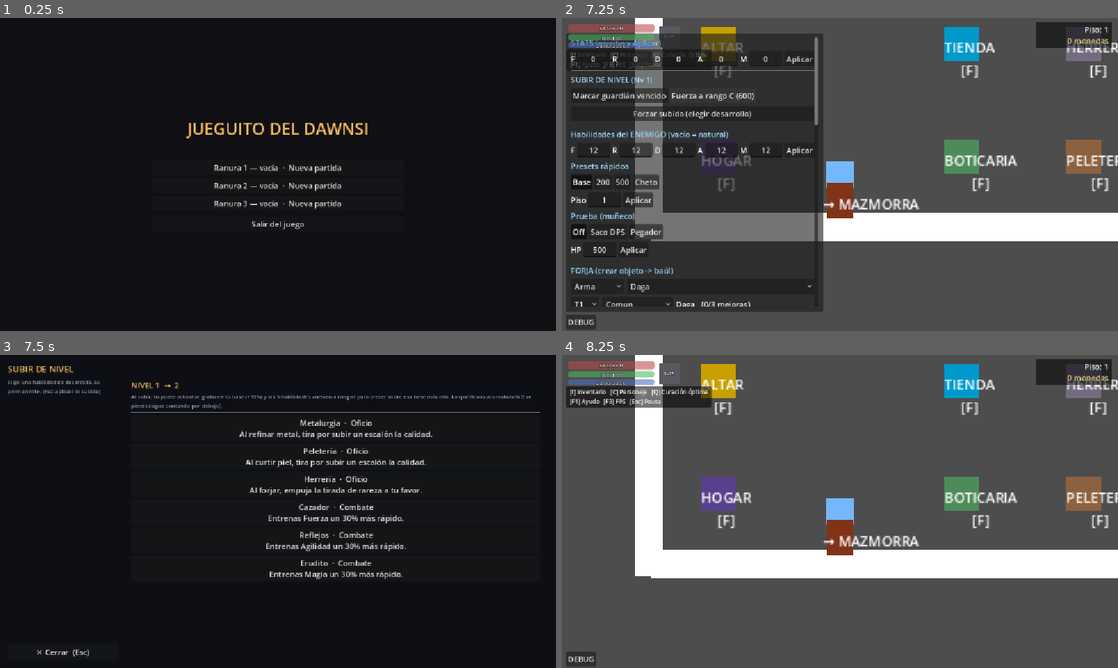
Above: before the commit, frames 1-4 (two rows, left to right).
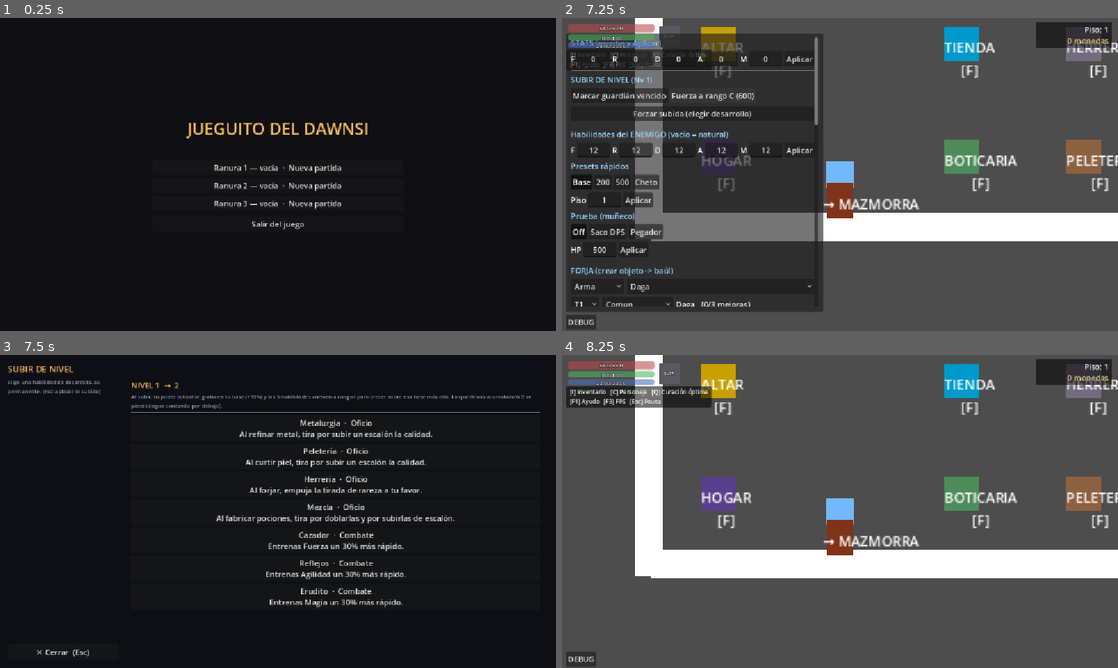
Above: after the commit, the same moments.

Repository: FurrionHD/prototipo-rpg-mazmorras
Game: Godot game, scene res://scenes/ui/main_menu.tscn
The game is run twice, just before and just after one commit, with the same random seed, the same clock (stepped at 60 frames per second) and the same inputs.
Inputs (mouse positions are in pixels of both pictures, inside the frame that each line leads up to):
- Up to frame 1 (0.25 s): no input
- Up to frame 2 (7.25 s): click "Ranura 1 — vacía · Nueva part…" at 0.5 s; click (778, 124) at 1.27 s; type "12" at 1.35 s; click "Empezar la aventura" at 2 s; click "DEBUG" at 2.75 s; click (595, 149) at 3.52 s; type "12" at 3.6 s; click (634, 149) at 3.75 s; type "12" at 3.83 s; click (678, 149) at 3.98 s; type "12" at 4.07 s; click (723, 149) at 4.27 s; type "12" at 4.35 s; click (767, 149) at 4.5 s; type "12" at 4.58 s; click "Aplicar" at 5 s; click "Marcar guardián vencido" at 5.75 s; click "Fuerza a rango C (600)" at 6.5 s
- Up to frame 3 (7.5 s): click "Forzar subida (elegir desarro…" at 7.25 s
- Up to frame 4 (8.25 s): click "Metalurgia · Oficio Al refina…" at 8 s

Frames 1-2 are identical in both runs. In frame 3, 1.8% of the frame differs, in the area x 38-82%, y 47-81%; in frame 4, nothing differs.

Commit message:
Mezcla (boticaria): al pool, y ahora sube la poción de escalón
La Mezcla estaba a medias: existían habilidad_mezcla, mezcla_activa() y el
bonus de doble poción, pero no estaba en el pool de desarrollos, así que el
interruptor no se encendía nunca y todo ese cableado no corría jamás.

- Al pool DESARROLLOS (oficio), a aplicar_desarrollo y al re-apply de import.
- nueva_partida no reseteaba habilidad_mezcla (sí mezcla_exp): se filtraba
  entre partidas.
- Efecto nuevo: cada poción tira por salir del SIGUIENTE escalón de su cadena
  (Forge.prob_subir_pocion). La cadena no se escribe a mano: la receta de
  mejora que consume esta poción como base ya dice cuál es la de arriba
  (pocion_siguiente).
- craftear_con pasa a un tally {poción: n}: una tanda puede escupir dos
  pociones distintas, así que ya no vale un solo add_consumable.

Co-Authored-By: Claude Opus 4.8 <noreply@anthropic.com>

Diff:
--- a/scripts/core/forge.gd
+++ b/scripts/core/forge.gd
@@ -64,6 +64,17 @@
 
 static func prob_subir_calidad(metalurgia_exp: float) -> float:
 	return METALURGIA_MAX * _curva(metalurgia_exp, METALURGIA_K)
+
+# MEZCLA (boticaria): probabilidad de que la poción salga del SIGUIENTE escalon de su cadena de
+# recetas (vida base -> vida +1 -> vida +2). Es la hermana de prob_subir_calidad: cada oficio
+# regala un escalon de lo suyo. Mas baja que la Metalurgia a proposito: una poción de mas nivel
+# vale bastante mas que un lingote un pelin mejor, y ademas la Mezcla YA da la doble poción.
+# La que ya es la tope de su cadena no sube (ver Game.pocion_siguiente).
+const MEZCLA_SUBIR_MAX := 0.15   # tope de la probabilidad de subir de escalon
+const MEZCLA_SUBIR_K := 30.0     # exp para llegar a ~63% del tope
+
+static func prob_subir_pocion(mezcla_exp: float) -> float:
+	return MEZCLA_SUBIR_MAX * _curva(mezcla_exp, MEZCLA_SUBIR_K)
 
 # HERRERIA: empuja el score de calidad (0..1) con el que se tira la rareza. Con la herreria
 # a tope, un material normal tira como si fuera bastante mejor... pero sin llegar a lo que
--- a/scripts/core/game.gd
+++ b/scripts/core/game.gd
@@ -420,6 +420,7 @@
 	habilidad_metalurgia = false
 	habilidad_peleteria = false
 	habilidad_herreria = false
+	habilidad_mezcla = false
 	actualizar_estado()
 	player_current_hp = -1.0
 	player_current_mp = -1.0
@@ -605,6 +606,7 @@
 			"metalurgia": habilidad_metalurgia = true
 			"peleteria": habilidad_peleteria = true
 			"herreria": habilidad_herreria = true
+			"mezcla": habilidad_mezcla = true
 	actualizar_estado()   # las stats VISIBLES se derivan de las internas, no se guardan aparte
 	player_current_hp = d.player_current_hp
 	player_current_mp = d.player_current_mp
@@ -3166,6 +3168,20 @@
 	return clampf(MAX_PROB_DOBLE * (suma_score / suma_uds) + Forge.bonus_herreria(mezcla_activa()), 0.0, 1.0)
 
 
+# La poción del SIGUIENTE escalon de la cadena de esta receta (lo que puede regalarte la Mezcla),
+# o null si ya es la tope. NO hace falta ningun dato nuevo en los .tres: la cadena ya esta escrita
+# en las propias recetas de MEJORA (la que consume esta poción como 'pocion_base' es, por
+# definicion, la que da el escalon de arriba). Ver RecipeData.es_mejora().
+func pocion_siguiente(receta: RecipeData) -> ConsumableData:
+	if receta == null or receta.resultado == null:
+		return null
+	for r in recetas_boticaria():
+		var rec: RecipeData = r as RecipeData
+		if rec != null and rec.pocion_base == receta.resultado:
+			return rec.resultado
+	return null
+
+
 # Puntuacion de calidad 0..1 para el bonus de doble (intacto 1, normal 0.5, dañado 0).
 func _score_calidad(cal: int) -> float:
 	match cal:
@@ -3191,23 +3207,44 @@
 	# lo elegido: un dañado que ni se llega a usar no tiene por que bajarte la media.
 	var gasto: Array = gasto_crafteo(receta, seleccion)
 	var prob: float = prob_doble_desde_seleccion(receta, gasto)
+	# MEZCLA: cada poción tira TAMBIEN por salir del escalon de arriba. Sin la habilidad,
+	# mezcla_activa() = 0 -> prob 0, y el tally se queda todo en receta.resultado (como antes).
+	var prob_subir: float = Forge.prob_subir_pocion(mezcla_activa())
+	var mejor: ConsumableData = pocion_siguiente(receta)
+	# Que sale de la tanda: {ConsumableData: cuantas}. Ya no es un solo add_consumable, porque
+	# una misma tanda puede escupir dos pociones DISTINTAS (la normal y la que subio de escalon).
+	var salida: Dictionary = {}
 	var total: int = 0
+	var subidas: int = 0
 	for _k in range(n):
 		if receta.es_mejora():
 			gastar_consumible(receta.pocion_base)
-		total += 2 if randf() < prob else 1
+		# El doble se tira por UNIDAD fabricada; la subida, por cada poción que sale de ella.
+		var cuantas: int = 2 if randf() < prob else 1
+		for _p in range(cuantas):
+			var sale: ConsumableData = receta.resultado
+			if mejor != null and randf() < prob_subir:
+				sale = mejor
+				subidas += 1
+			salida[sale] = int(salida.get(sale, 0)) + 1
+			total += 1
 	for i in receta.ingredientes.size():
 		var ing = receta.ingredientes[i]
 		if ing == null or ing.material == null:
 			continue
 		_consumir_seleccion_material(ing.material, gasto[i])
 		_tirar_devolucion(ing.material, gasto[i], n * ing.unidades)
-	add_consumable(receta.resultado, total)
+	for cons in salida:
+		add_consumable(cons as ConsumableData, int(salida[cons]))
 	# MEZCLA: crear pociones (no comprarlas) alimenta el parametro oculto. Cuenta por poción
 	# fabricada (incluidas las que salen dobles): mezclar mas = mas experiencia de Mezcla.
 	mezcla_exp += MEZCLA_EXP_POR_POCION * float(total)
-	print("[boticaria] Fabricas ", n, " poción(es) -> ", total, " x ", receta.resultado.nombre,
-		"  (prob. doble ", roundi(prob * 100.0), "% por poción)  ·  Mezcla ", snappedf(mezcla_exp, 0.1))
+	var detalle: PackedStringArray = []
+	for cons in salida:
+		detalle.append("%d x %s" % [int(salida[cons]), (cons as ConsumableData).nombre])
+	print("[boticaria] Fabricas ", n, " poción(es) -> ", ", ".join(detalle),
+		"  (prob. doble ", roundi(prob * 100.0), "% por poción; subir de escalón ",
+		roundi(prob_subir * 100.0), "% -> ", subidas, " subida(s))  ·  Mezcla ", snappedf(mezcla_exp, 0.1))
 	return total
 
 
@@ -3473,6 +3510,8 @@
 		"desc": "Al curtir piel, tira por subir un escalón la calidad."},
 	{"id": "herreria", "nombre": "Herrería", "tipo": "oficio",
 		"desc": "Al forjar, empuja la tirada de rareza a tu favor."},
+	{"id": "mezcla", "nombre": "Mezcla", "tipo": "oficio",
+		"desc": "Al fabricar pociones, tira por doblarlas y por subirlas de escalón."},
 	{"id": "cazador", "nombre": "Cazador", "tipo": "combate",
 		"desc": "Entrenas Fuerza un 30% más rápido."},
 	{"id": "reflejos", "nombre": "Reflejos", "tipo": "combate",
@@ -3507,6 +3546,7 @@
 		"metalurgia": habilidad_metalurgia = true
 		"peleteria": habilidad_peleteria = true
 		"herreria": habilidad_herreria = true
+		"mezcla": habilidad_mezcla = true
 	print("[desarrollo] Adquieres: ", desarrollo_por_id(id).get("nombre", id))
 
 # Multiplicador de ganancia de excelia por los perks de combate elegidos (1.0 si ninguno aplica).
